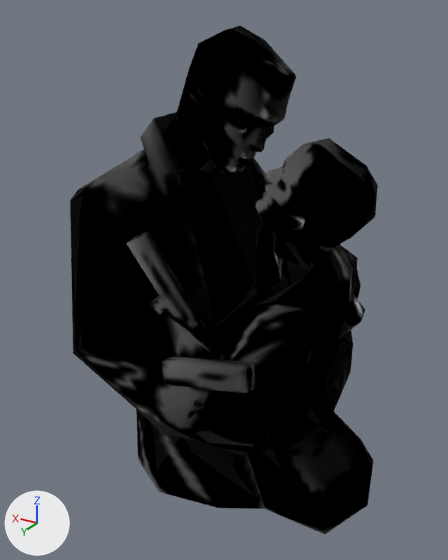
Renders of the glTF model public/assets/goldens/ps2_save-icons_max-payne-2.glb from each side of a commit.
The view is the same before and after, from a 50 mm camera at (-1.96, 4.17, 4.24) aimed at (0.37, 0.29, 2.3). The axes (+X, +Y, +Z) are drawn at lower left. The lights are the same throughout. The first picture is the older version. Where no turn or scale is listed for an object, it has been applied to the vertices.

In view in the first picture: 'list.ico'.
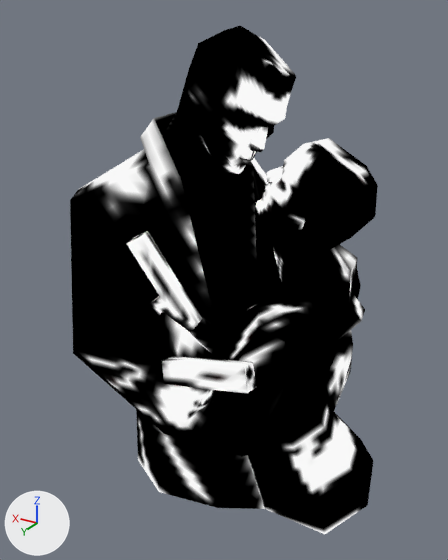
The change, as JSON lines over the scene's bpy script:
```json
{"block": "mat_ps2_icon", "change": "nodes: BsdfPrincipled, Mix, OutputMaterial, TexImage, VertexColor"}
{"block": "mat_ps2_icon", "change": "nodes: BsdfTransparent, Emission, LightPath, Mix, MixShader, OutputMaterial, TexImage, VertexColor"}
```

Boxes [x1, y1, x2, y2] around the edits, measured in the pictures (448 x 560 px):
```json
{"object": "list.ico", "change": "recoloured", "before": [70, 26, 378, 534], "after": [70, 26, 378, 534], "on screen": "lighter"}
```
